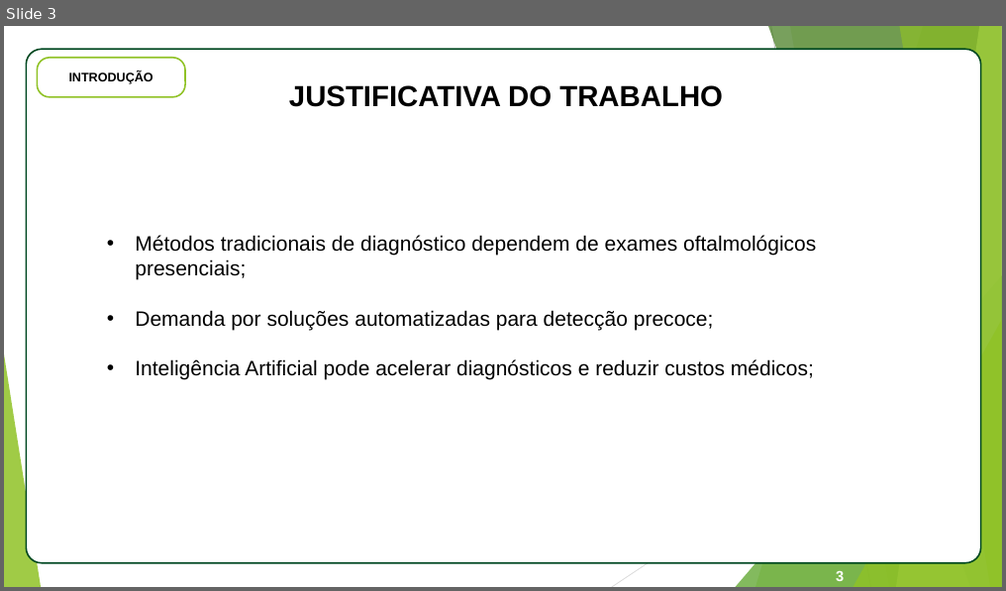
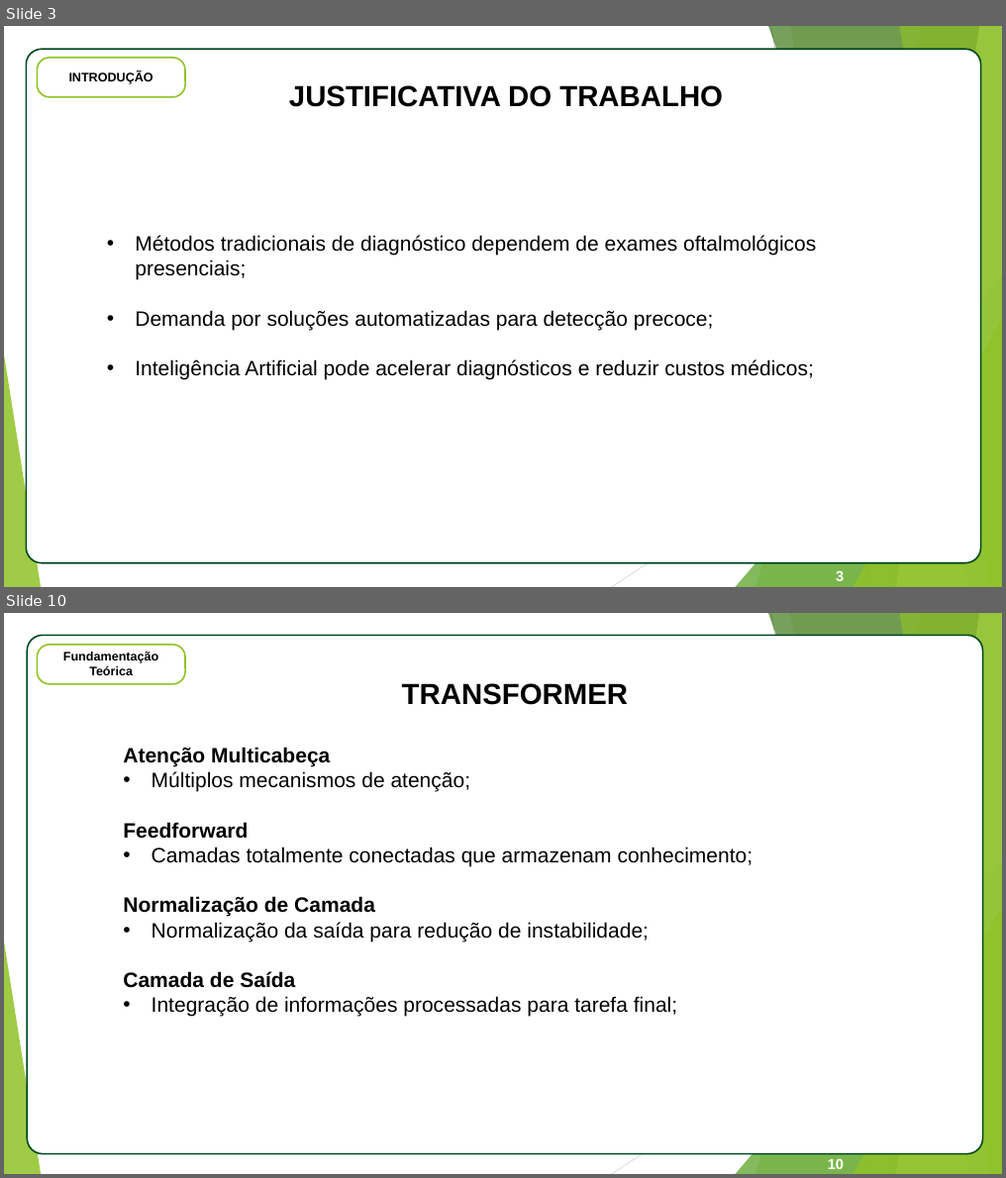
Before and after one commit to estrada-felipe/FundusDetectionTCC, a slide deck: tcc_documento/Apresentacao_TCC_Felipe_Estrada.pptx. Shown one above the other, each under a label of ours: slide 3 before the commit, slides 3 and 10 after it; the slides between them are not shown. The pictures are 1006x591 and 1006x1178 pixels, drawn with LibreOffice and Linux fonts; fonts in the diff are those of the drawing. Boxes give left, top, right and bottom in pixels: in the first picture for what was removed or moved away, otherwise in the second. Text is boxed around its words. In the diff, an @@ line names an element or a change of style, - is before the commit and + after.

```diff
--- a/tcc_documento/Apresentacao_TCC_Felipe_Estrada.pptx
+++ b/tcc_documento/Apresentacao_TCC_Felipe_Estrada.pptx
@@ slide 10 added at <box>4,613,1002,1174</box>, background #FFFFFF; not listed: 10 template elements that a slide beside it also shows @@
@@ rounded rectangle added at <box>27,635,983,1155</box>, fill #FFFFFF, outline #004821 1.5 pt @@
@@ rounded rectangle added at <box>37,645,185,684</box>, fill #FFFFFF, outline #90C226 1.5 pt @@
@@ text added at <box>63,652,158,675</box>, 12 pt, text #000000, bold @@
+Fundamentação Teórica
@@ text added at <box>402,683,628,705</box>, 28 pt, text #000000, bold @@
+TRANSFORMER
@@ text added at <box>123,747,753,1017</box>, 20 pt, text #000000 @@
+Atenção Multicabeça
+• Múltiplos mecanismos de atenção;
+Feedforward
+• Camadas totalmente conectadas que armazenam conhecimento;
+Normalização de Camada
+• Normalização da saída para redução de instabilidade;
+Camada de Saída
+• Integração de informações processadas para tarefa final;
@@ page number added at <box>828,1159,844,1169</box>, 14 pt, text #FFFFFF, bold @@
+10
```
Also in this commit, not shown: 4 slides changed, 14 other slides added, 30 slides removed, 4 other files.
